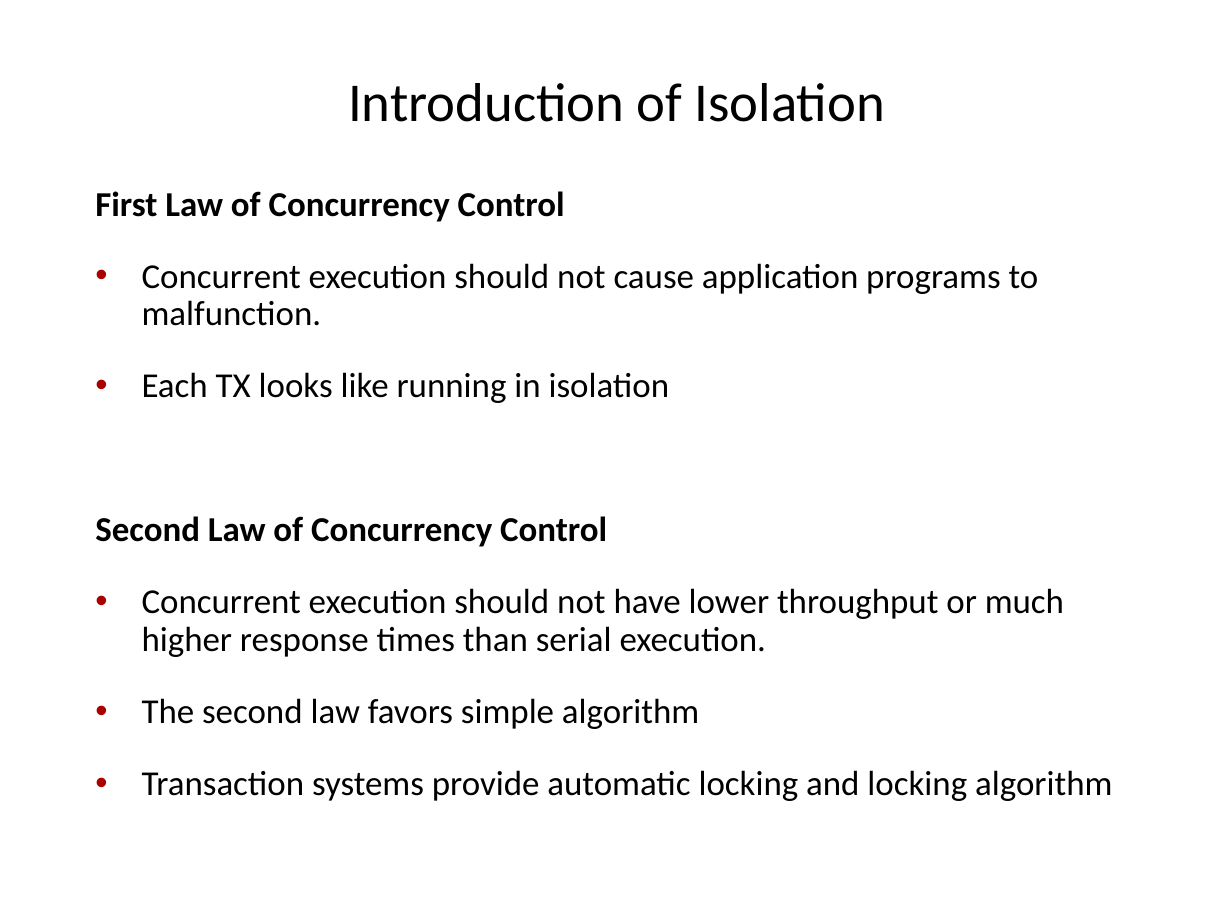
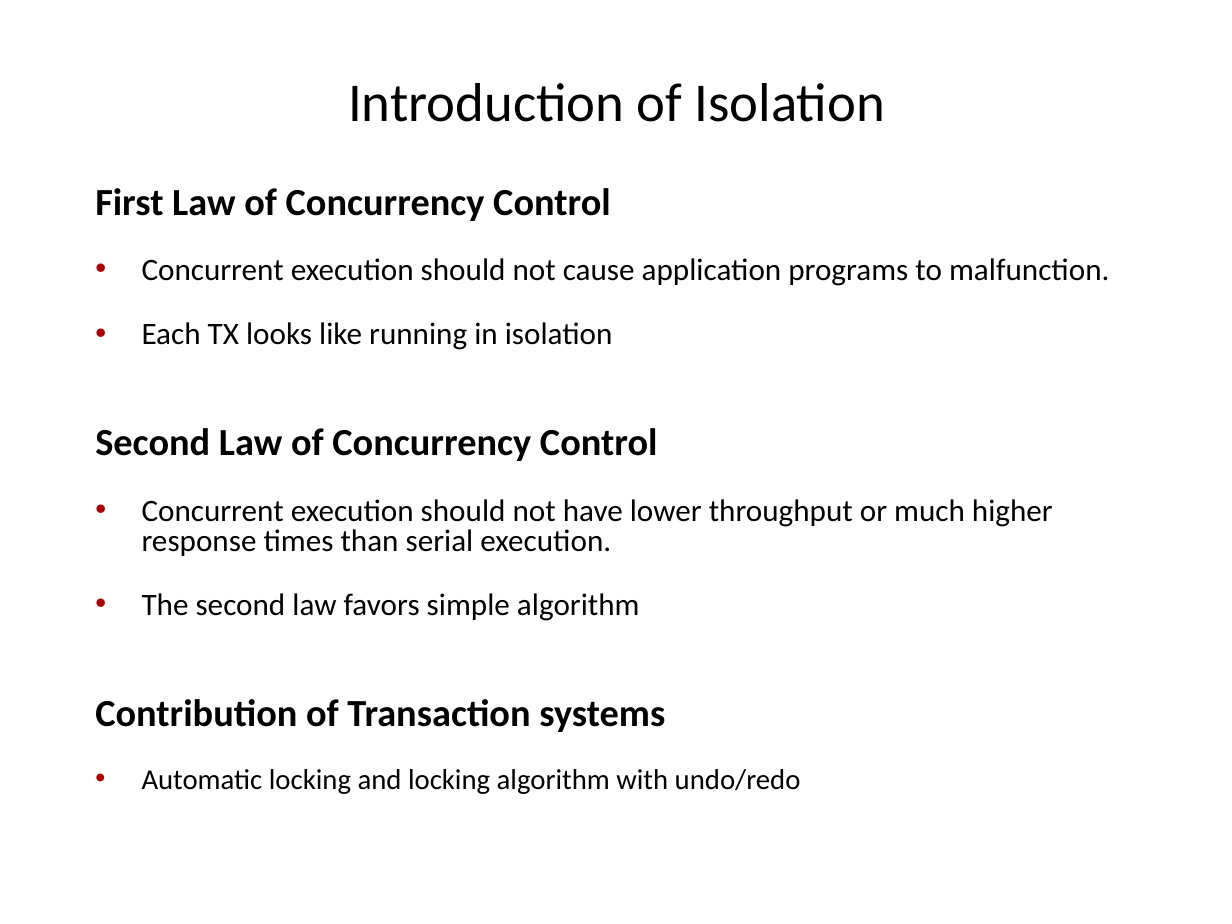
Before and after one commit to VLDB-Study/transaction-processing-study, a slide deck: slide 4 of chapter7/slides/Ch7-Isolation_concepts.pptx. Drawn at 1232x924 pixels with LibreOffice and Linux fonts; fonts in the diff are those of the drawing. Boxes give left, top, right and bottom in pixels: in the first picture for what was removed or moved away, otherwise in the second. Text is boxed around its words. In the diff, an @@ line names an element or a change of style, - is before the commit and + after.

```diff
--- a/chapter7/slides/Ch7-Isolation_concepts.pptx
+++ b/chapter7/slides/Ch7-Isolation_concepts.pptx
@@ text at (x1=95, y1=188, x2=1109, y2=621): size 20.4 to 22.4 pt in "First Law of Concurrency Control", "Second Law of Concurrency Control"; size 20.4 to 18.2 pt in "Concurrent execution should not cause application programs ...", "Each TX looks like running in isolation", "Concurrent execution should not have lower throughput ...", "The second law favors simple algorithm"; line spacing 0.9 to 0.8 @@
@@ text at (x1=95, y1=699, x2=801, y2=794): text changed; size 20.4 to 16.8 pt @@
-• Transaction systems provide automatic locking and locking algorithm
+Contribution of Transaction systems
+• Automatic locking and locking algorithm with undo/redo
```
Also in this commit, not shown: 6 other slides changed, 22 slides added, 4 slides removed.
